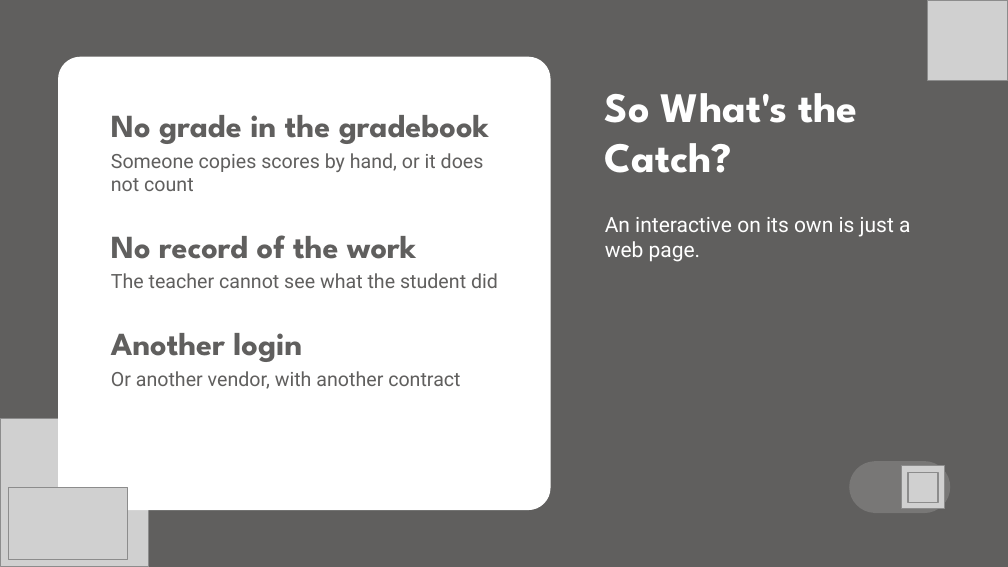
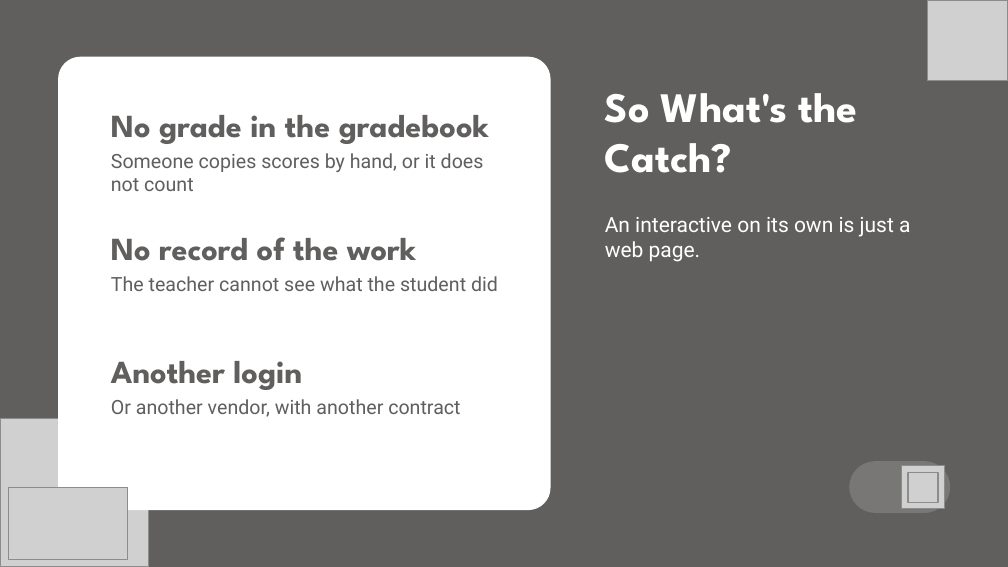
Before and after one commit to VirtualArkansasOrg/zest-spec, a slide deck: slide 6 of presentations/2026-vlla/deck/zest-vlla-2026.pptx. Drawn at 1008x567 pixels with LibreOffice and Linux fonts; fonts in the diff are those of the drawing; grey boxes stand for pictures. Boxes give left, top, right and bottom in pixels: in the first picture for what was removed or moved away, otherwise in the second. Text is boxed around its words. In the diff, an @@ line names an element or a change of style, - is before the commit and + after.

```diff
--- a/presentations/2026-vlla/deck/zest-vlla-2026.pptx
+++ b/presentations/2026-vlla/deck/zest-vlla-2026.pptx
@@ text added at bbox=[111, 237, 498, 291], 14 pt, text #605F5E @@
+No record of the work
+The teacher cannot see what the student did
@@ text at bbox=[111, 273, 498, 389]: paragraphs removed @@
-No record of the work
-The teacher cannot see what the student did
-Another login
-Or another vendor, with another contract
@@ text added at bbox=[111, 361, 460, 417], 14 pt, text #605F5E @@
+Another login
+Or another vendor, with another contract
```
Also in this commit, not shown: 9 other slides changed, 1 slide added, 14 other files.
